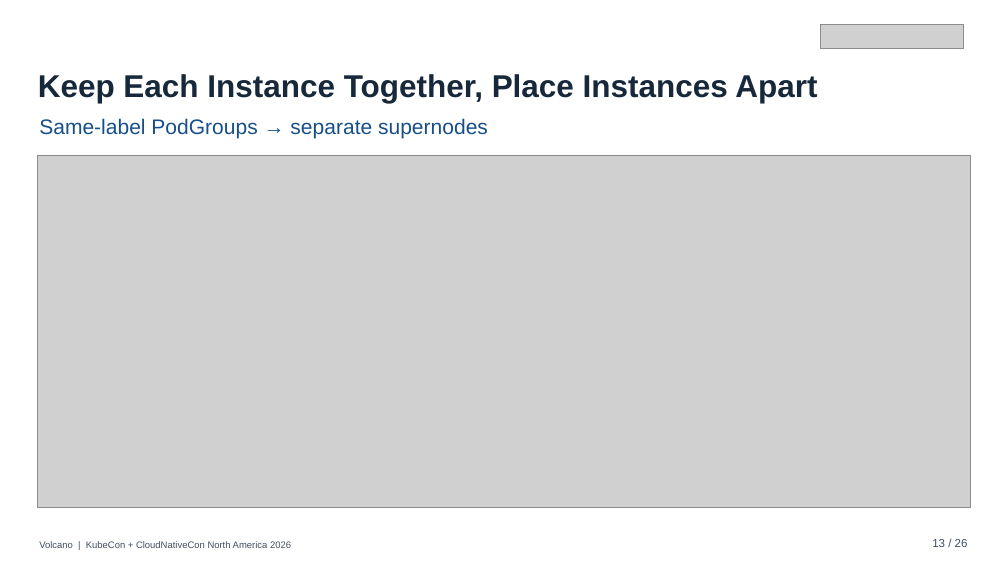
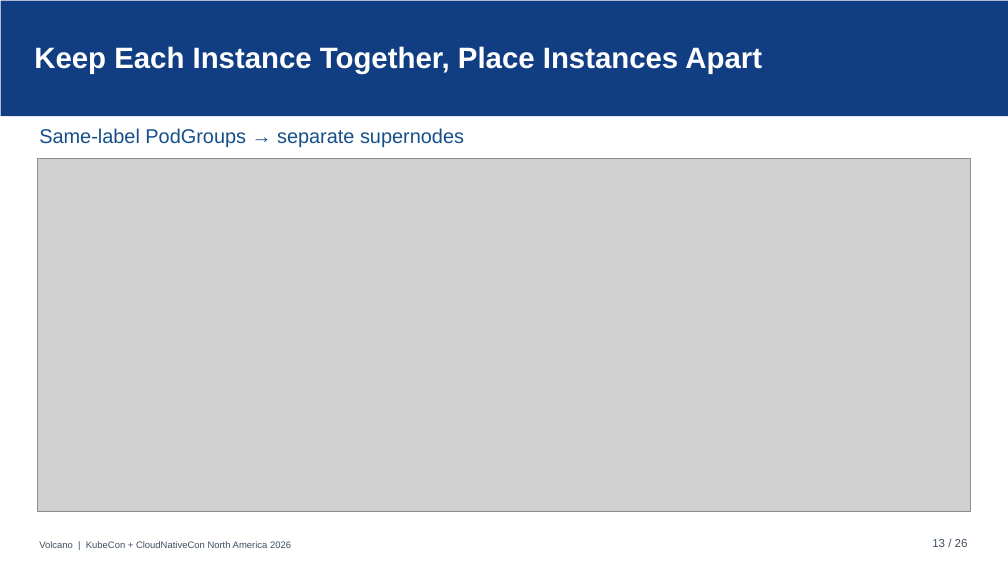
Before and after one commit to JesseStutler/volcano, a slide deck: slide 13 of docs/ppt/Volcano_KubeCon_NA_2026.pptx. Drawn at 1008x567 pixels with LibreOffice and Linux fonts; fonts in the diff are those of the drawing; grey boxes stand for pictures; background and template pictures are left out. Boxes give left, top, right and bottom in pixels: in the first picture for what was removed or moved away, otherwise in the second. Text is boxed around its words. In the diff, an @@ line names an element or a change of style, - is before the commit and + after.

```diff
--- a/docs/ppt/Volcano_KubeCon_NA_2026.pptx
+++ b/docs/ppt/Volcano_KubeCon_NA_2026.pptx
@@ rectangle added at [1, 1, 1008, 116], fill #113E82 @@
@@ picture removed at [820, 24, 964, 48] @@
@@ text "Keep Each Instance Together, Place ...": place and size @@
-text "Keep Each Instance Together, Place ..." at [38, 74, 817, 103]
+text "Keep Each Instance Together, Place ..." at [34, 46, 762, 74]
@@ text "Keep Each Instance Together, Place ..." at [34, 46, 762, 74]: size 30 to 28 pt, text colour #17283B to #FFFFFF @@
@@ text "Same-label PodGroups → separate supernodes": place and size @@
-text "Same-label PodGroups → separate supernodes" at [39, 118, 488, 138]
+text "Same-label PodGroups → separate supernodes" at [39, 128, 464, 147]
@@ text "Same-label PodGroups → separate supernodes" at [39, 128, 464, 147]: size 20 to 19 pt @@
@@ picture: place and size @@
-picture at [38, 155, 970, 508]
+picture at [38, 159, 970, 512]
```
Also in this commit, not shown: 25 other slides changed, 48 other files.
